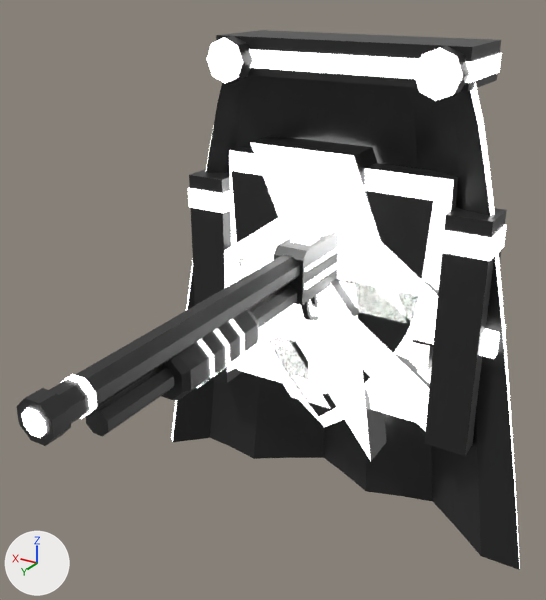
The Blender file assets-src/blend/powerups.blend, before and after one commit.
Rendered twice from a 50 mm camera at (-0.456, 0.928, 0.446) aimed at (0.023, 0.129, 0.047). Every picture has the same lights, and +X, +Y and +Z are marked at lower left. The first picture is the older version.

The scene before the commit, as lines of its bpy script (objects in view):
```python
me_charge = bpy.data.meshes.new('charge')
me_charge.from_pydata(...)  # 42 vertices, 11 faces; spans x -0.13..0.13, y -0.03..0.03, z -0.23..0.23
# faces by material slot: [7, 4]
me_charge.materials.append(mat_body)  # black #272727
me_charge.materials.append(mat_accent)  # white #ffffff, glowing white #ffffff
me_cloak = bpy.data.meshes.new('cloak')
me_cloak.from_pydata(...)  # 1272 vertices, 314 faces; spans x -0.321..0.325, y -0.109..0.045, z -0.351..0.37
# faces by material slot: [264, 50]
me_cloak.materials.append(mat_body)  # black #272727
me_cloak.materials.append(mat_accent)  # white #ffffff, glowing white #ffffff
me_shotgun = bpy.data.meshes.new('shotgun')
me_shotgun.from_pydata(...)  # 912 vertices, 219 faces; spans x -0.03..0.03, y -0.292..0.562, z -0.074..0.129
# faces by material slot: [134, 5, 5, 5, 61, 9]
me_shotgun.materials.append(mat_body)  # black #272727
me_shotgun.materials.append(mat_hit_3)  # white #ffffff, glowing white #ffffff
me_shotgun.materials.append(mat_hit_2)  # white #ffffff, glowing white #ffffff
me_shotgun.materials.append(mat_hit_1)  # white #ffffff, glowing white #ffffff
me_shotgun.materials.append(mat_accent)  # white #ffffff, glowing white #ffffff
me_shotgun.materials.append(mat_muzzle)  # white #ffffff, glowing white #ffffff
ob_charge = bpy.data.objects.new('charge', me_charge)
ob_charge.location = (0.0, 0.0, 0.0)
ob_cloak = bpy.data.objects.new('cloak', me_cloak)
ob_cloak.location = (0.0, 0.0, 0.0)
ob_shotgun = bpy.data.objects.new('shotgun', me_shotgun)
ob_shotgun.location = (0.0, 0.0, 0.0)
# also in view: 'speed' at (-0.04, 0.0, 0.0); 'barrier' at (0.0, 0.0, 0.0); 'shield' at (0.0, 0.013, 0.0); 'rapid' at (0.0, 0.0, 0.015)
```
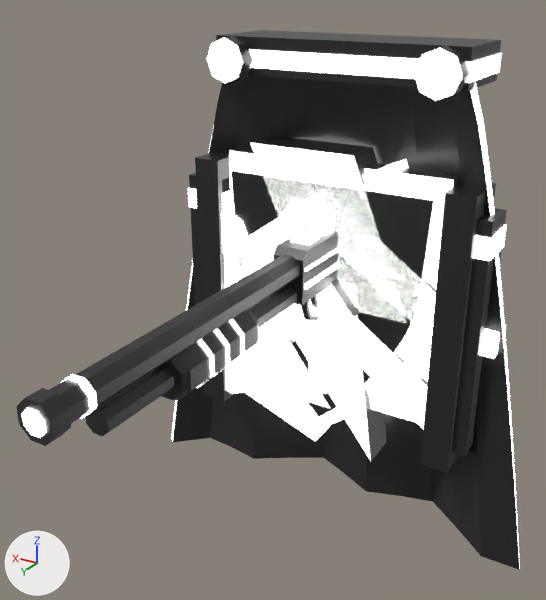
What differs and where, as boxes (x1, y1, x2, y2) in the pictures (546 x 600 px):
```json
{"object": "ricochet", "change": "added", "after": [195, 153, 496, 473], "faces in mat_body (black #272727)": [195, 153, 496, 473], "faces in mat_accent (white #ffffff, glowing white #ffffff)": [221, 159, 432, 441]}
{"object": "barrier", "change": "unchanged, covered by the edit", "before": [188, 169, 507, 456], "after": [188, 173, 507, 456]}
```

Scene script edits in JSON lines:
```json
{"op": "add", "block": "me_ricochet", "code": ["me_ricochet = bpy.data.meshes.new('ricochet')", "me_ricochet.from_pydata(...)  # 288 vertices, 66 faces; spans x -0.21..0.21, y -0.04..0.04, z -0.231..0.221", "# faces by material slot: [12, 54]", "me_ricochet.materials.append(mat_body)  # black #272727", "me_ricochet.materials.append(mat_accent)  # white #ffffff, glowing white #ffffff"]}
{"op": "add", "block": "ob_ricochet", "code": ["ob_ricochet = bpy.data.objects.new('ricochet', me_ricochet)", "ob_ricochet.location = (0.0, 0.0, 0.0)"]}
```
